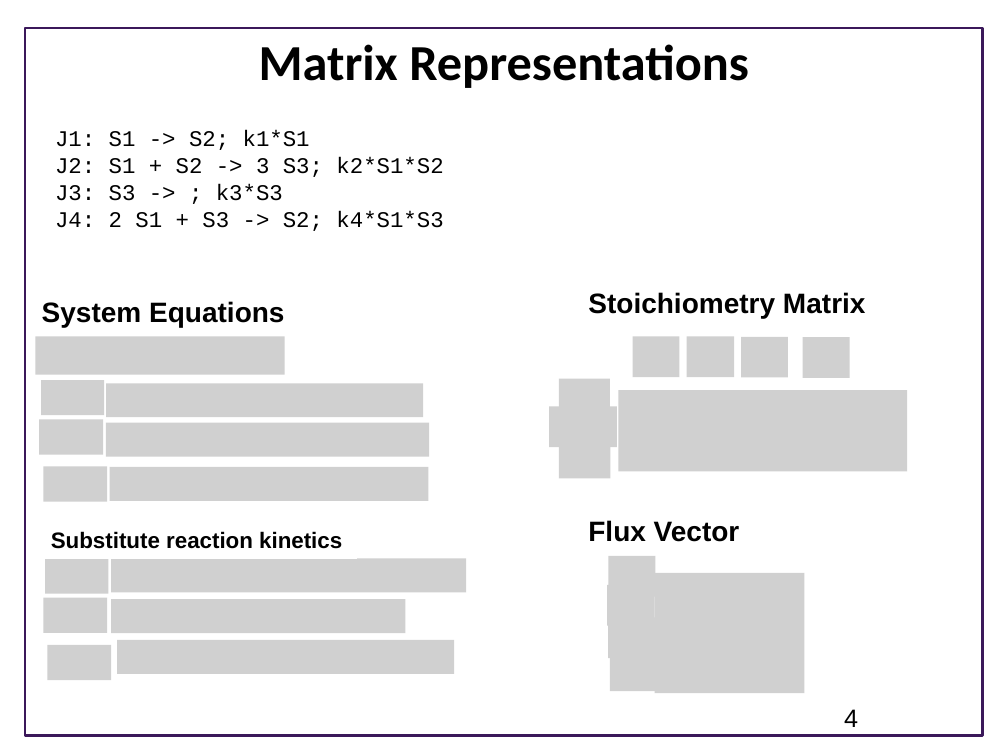
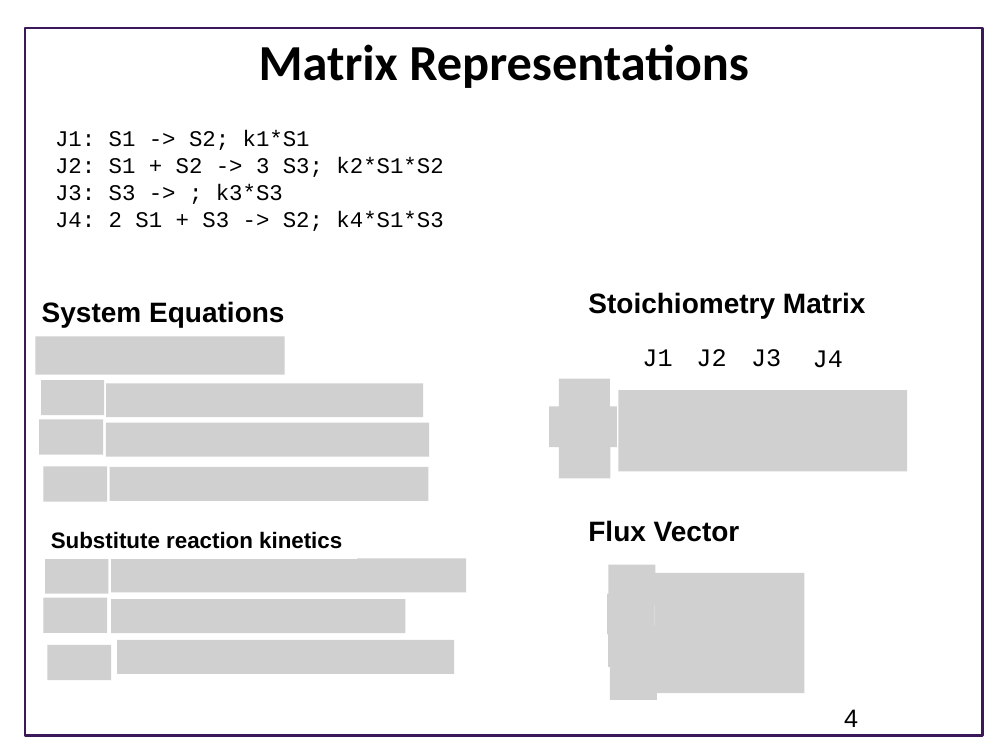
Before and after one commit to joseph-hellerstein/advanced-controls-lectures, a slide deck: slide 4 of Lecture_9-Accuracy-Of-Linear-Models/Linearizing-Reaction-Networks.pptx. Drawn at 1008x756 pixels with LibreOffice and Linux fonts; fonts in the diff are those of the drawing; grey boxes stand for pictures; background and template pictures are left out. Boxes give left, top, right and bottom in pixels: in the first picture for what was removed or moved away, otherwise in the second. Text is boxed around its words. In the diff, an @@ line names an element or a change of style, - is before the commit and + after.

```diff
--- a/Lecture_9-Accuracy-Of-Linear-Models/Linearizing-Reaction-Networks.pptx
+++ b/Lecture_9-Accuracy-Of-Linear-Models/Linearizing-Reaction-Networks.pptx
@@ group removed at box(633, 337, 850, 377): 4 pictures @@
@@ group added at box(642, 349, 843, 368): 4 texts @@
+J1
+J2
+J3
+J4
@@ 4 pictures: place and size @@
-4 pictures at box(607, 556, 657, 690)
+4 pictures at box(607, 564, 657, 700)
```
Also in this commit, not shown: 5 other slides changed, 1 slide added, 3 slides removed.
